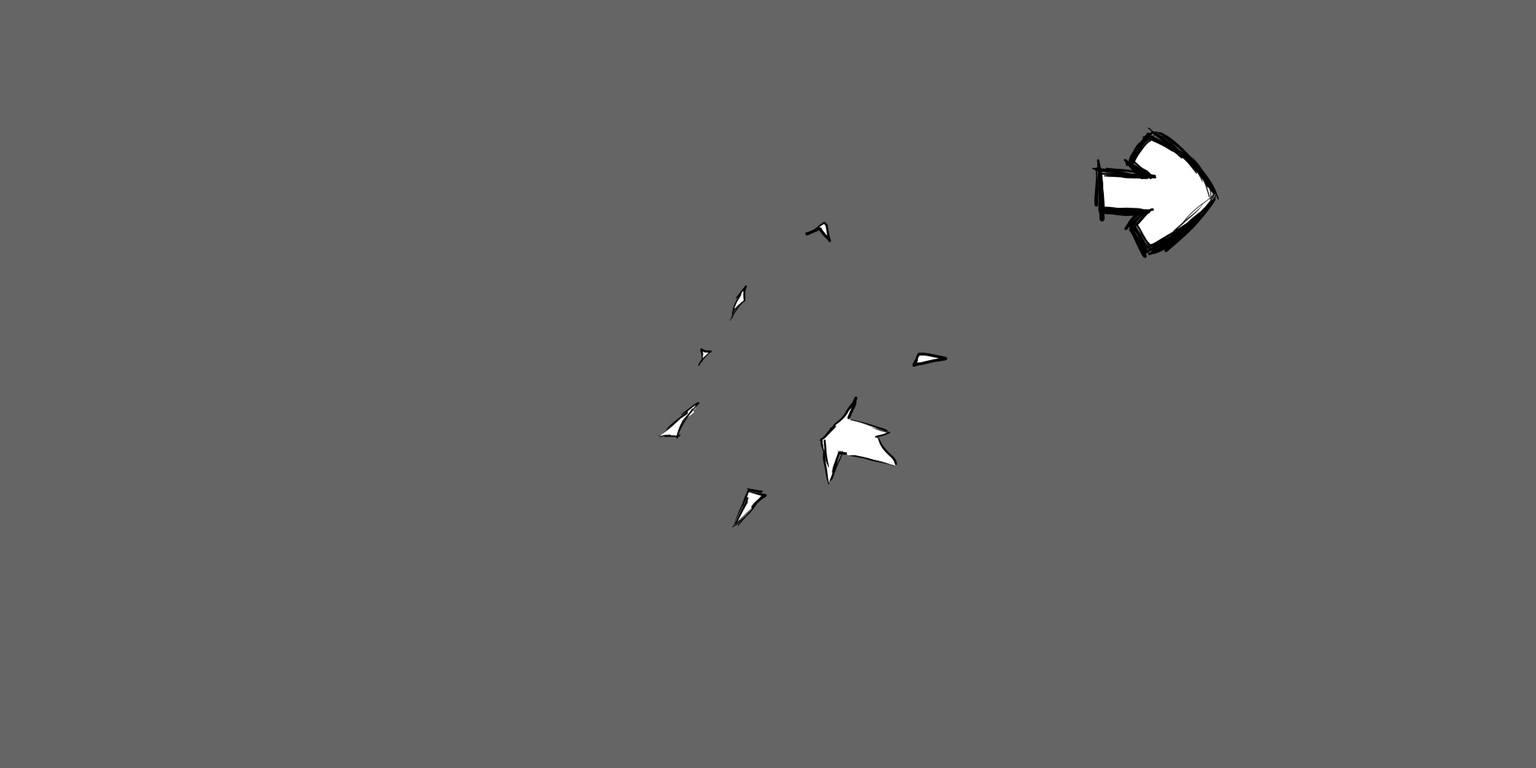
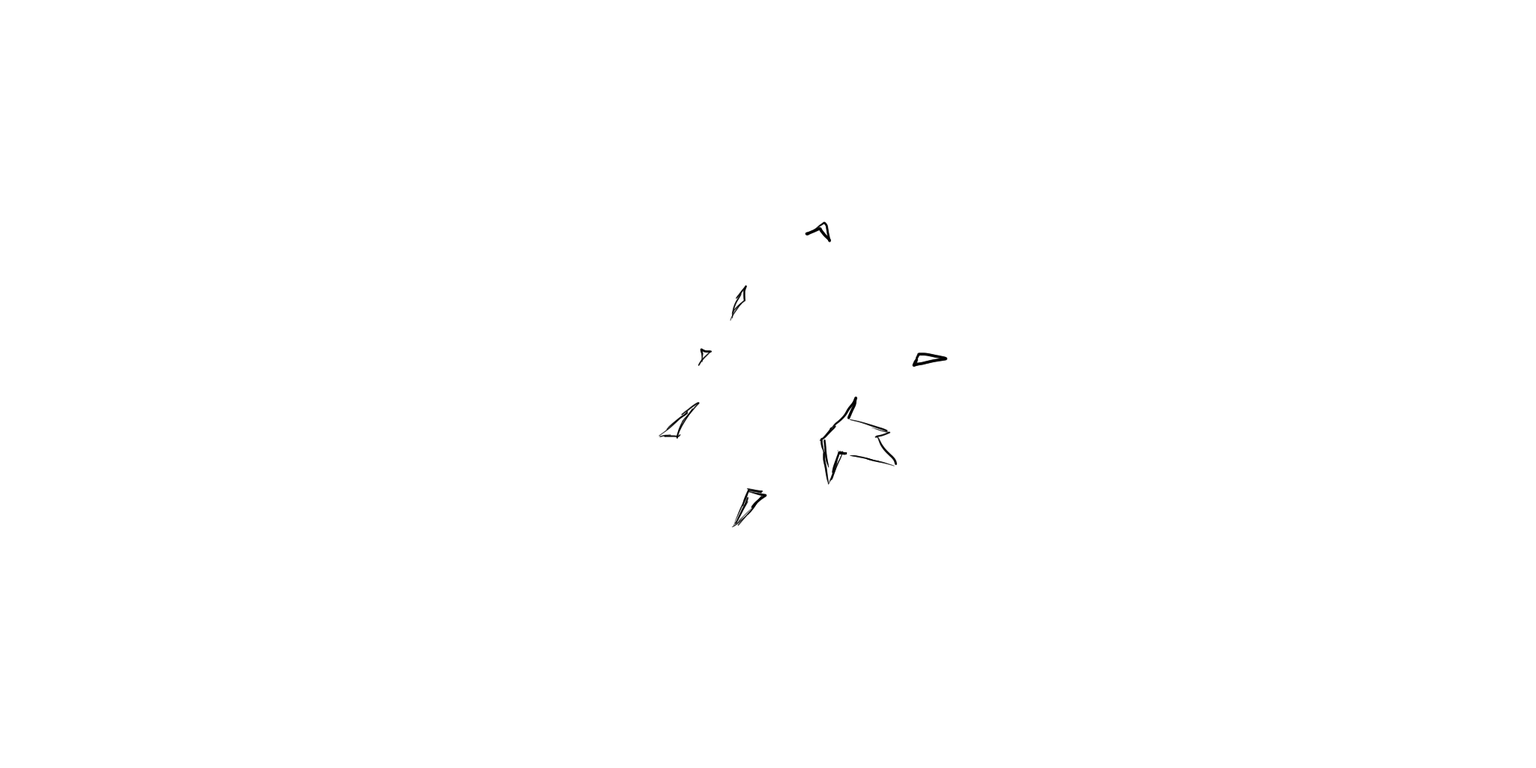
Two versions of the same layered image (1536px x 768px). Layer-by-layer changes:
hid "Capa de pintura 2" over 1055, 95, 1248, 288
hid "Capa de pintura 3" over 1055, 95, 1248, 288
hid "Capa de pintura 1", painted on it over 0, 0, 1536, 768
